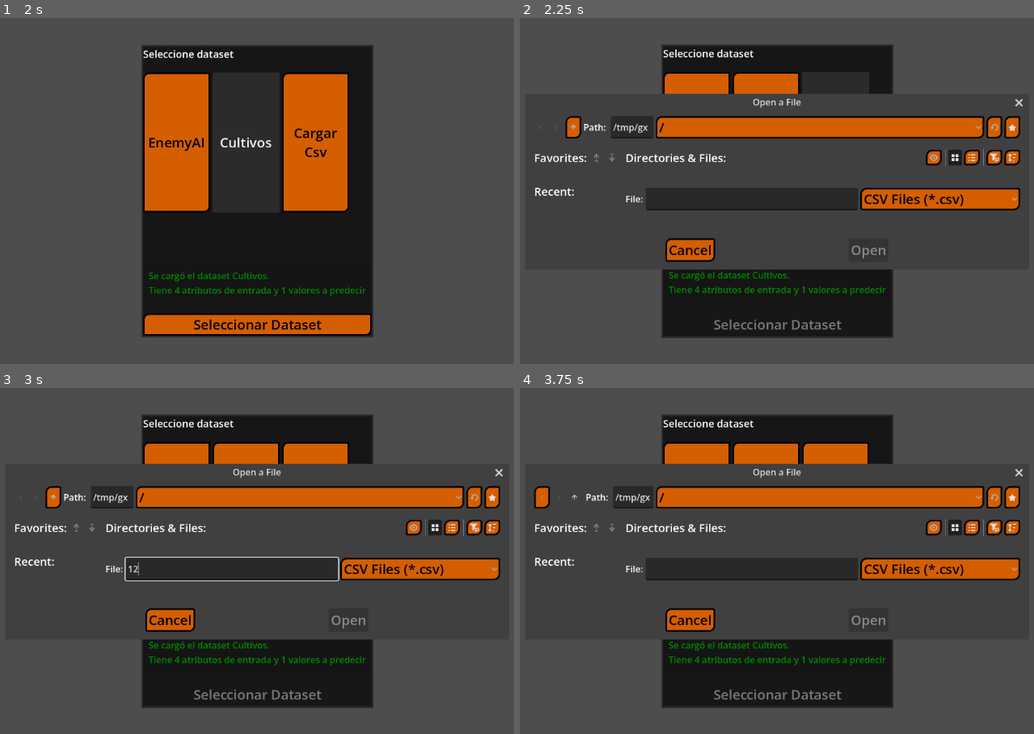
Above: before the commit, frames 1-4 (two rows, left to right).
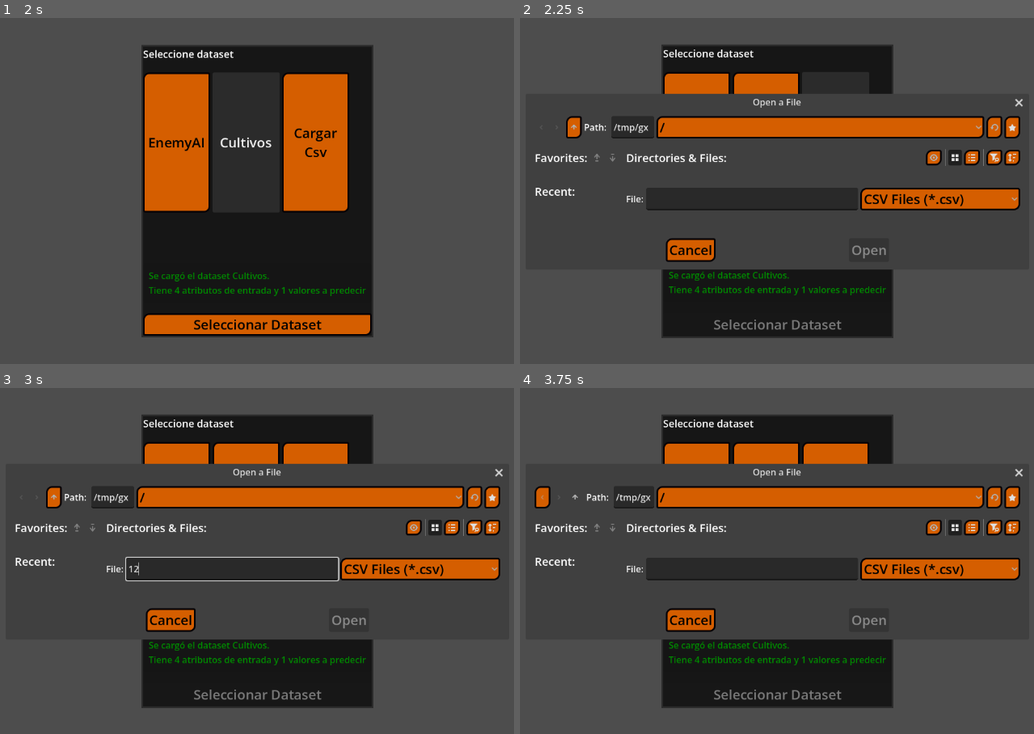
Above: after the commit, the same moments.

Repository: HectorAldao/visualizing_machine_learning
Game: Godot game, scene res://scenes/views/nn_view/nn_view.tscn
The game is run twice, just before and just after one commit, with the same random seed, the same clock (stepped at 60 frames per second) and the same inputs. This scene is started directly instead of the project's main scene.
Inputs (mouse positions are in pixels of both pictures, inside the frame that each line leads up to):
- Up to frame 1 (2 s): click "EnemyAI" at 0.5 s; click "Cultivos" at 1.25 s
- Up to frame 2 (2.25 s): click "Cargar Csv" at 2 s
- Up to frame 3 (3 s): click (231, 567) at 2.77 s; type "12" at 2.85 s
- Up to frame 4 (3.75 s): click (571, 498) at 3.5 s

Frame 1 is identical in both runs. In frame 2, 0.8% of the frame differs, in the area x 2-72%, y 28-71%; in frame 3, 0.9%; in frame 4, 0.8%.

Commit message:
feat: título en ventanas

Diff:
--- a/godot_project/scenes/interface/dtree/window/window.tscn
+++ b/godot_project/scenes/interface/dtree/window/window.tscn
@@ -5,6 +5,7 @@
 
 [node name="Window" type="Window" unique_id=734547246]
 oversampling_override = 1.0
+title = "Texto Informativo"
 position = Vector2i(20, 150)
 size = Vector2i(300, 350)
 script = ExtResource("1_i8vyb")
--- a/godot_project/scenes/interface/nn/window_nn/window_nn.tscn
+++ b/godot_project/scenes/interface/nn/window_nn/window_nn.tscn
@@ -4,6 +4,7 @@
 
 [node name="WindowNn" type="Window" unique_id=789302501]
 oversampling_override = 1.0
+title = "Texto Informativo"
 position = Vector2i(0, 36)
 size = Vector2i(200, 200)
 script = ExtResource("1_0ggu8")
Not shown, added: anteproxecto/2/2_Anteproxecto-TFG-Héctor Aldao Amoedo_signed.pdf
Not shown, added: anteproxecto/2/Anteproxecto-TFG-Héctor Aldao Amoedo.pdf
